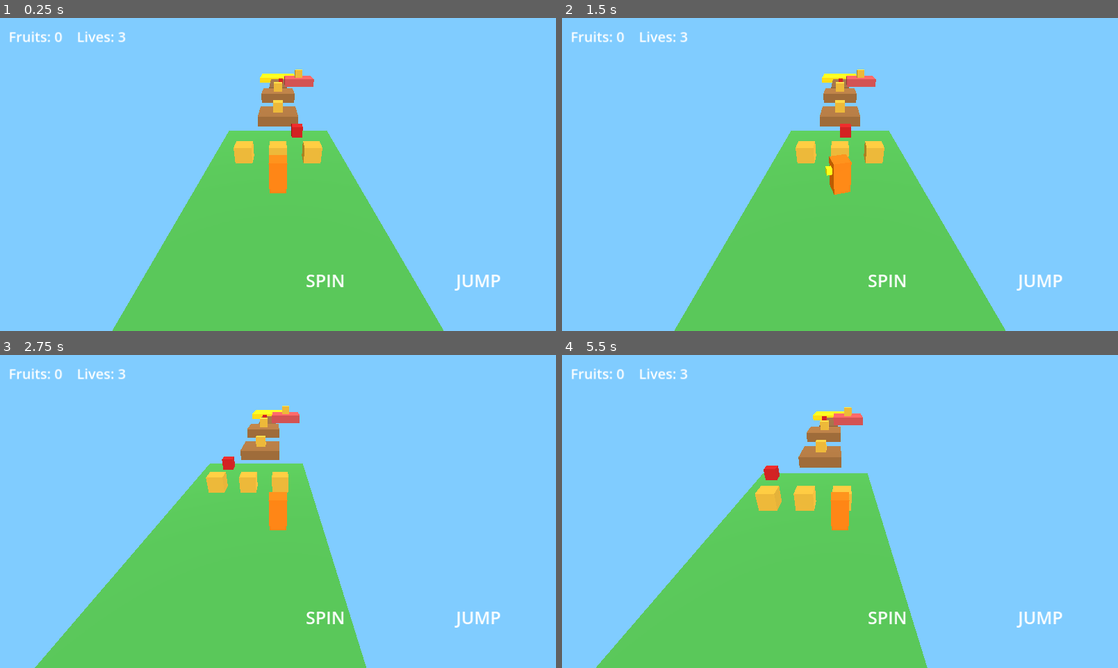
Above: before the commit, frames 1-4 (two rows, left to right).
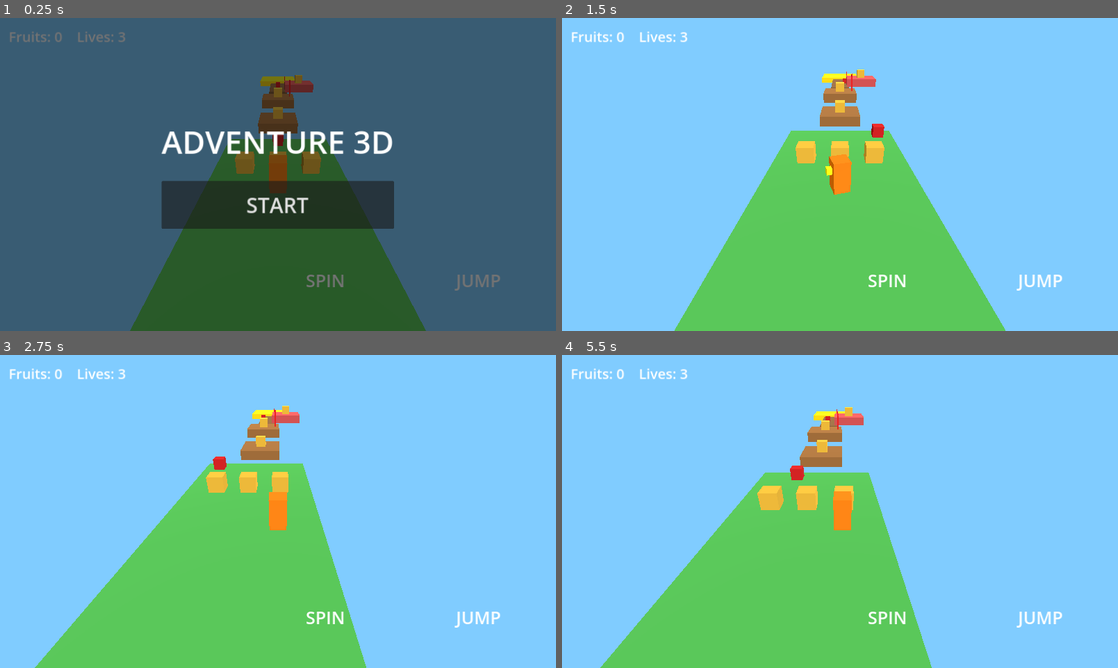
Above: after the commit, the same moments.

Repository: ksomealmlk-create/Adventure3D
Game: Godot game, scene res://main.tscn
The game is run twice, just before and just after one commit, with the same random seed, the same clock (stepped at 60 frames per second) and the same inputs.
Inputs (mouse positions are in pixels of both pictures, inside the frame that each line leads up to):
- Up to frame 1 (0.25 s): no input
- Up to frame 2 (1.5 s): click (840, 205) at 0.5 s, where only the run after the commit has a clickable "START"; move the mouse to (962, 158) at 1.27 s; click (962, 158) at 1.42 s
- Up to frame 3 (2.75 s): drag from (166, 527) to (250, 574) at 2.02 s
- Up to frame 4 (5.5 s): move the mouse to (895, 442) at 2.77 s; click (895, 442) at 2.92 s; drag from (812, 574) to (673, 464) at 3.52 s; move the mouse to (1006, 558) at 4.27 s; click (1006, 558) at 4.42 s; drag from (673, 464) to (756, 433) at 5.02 s

The runs differ from the first frame. In frame 1, 100% of the frame differs, in the area x 0-100%, y 0-100%; in frame 2, 0.2%; in frame 3, 0.2%; in frame 4, 1.4%.

Commit message:
menu, game over, checkpoints

Diff:
--- a/main.gd
+++ b/main.gd
@@ -1,4 +1,6 @@
 extends Node3D
+
+static var skip_menu := false
 
 const SPEED := 7.0
 const JUMP_V := 10.0
@@ -9,6 +11,10 @@
 var visual: Node3D
 var cam: Camera3D
 var label: Label
+var panel: ColorRect
+var title_label: Label
+var button: Button
+var state := "menu"
 var move_vec := Vector2.ZERO
 var touch_id := -1
 var touch_start := Vector2.ZERO
@@ -19,8 +25,12 @@
 var fruits := 0
 var lives := 3
 var t := 0.0
+var respawn_pos := Vector3(0, 1.5, 0)
 var crates: Array = []
 var enemies: Array = []
+var cps: Array = []
+var cp_mats: Array = []
+var cp_done: Array = []
 
 func _ready() -> void:
 	var env := WorldEnvironment.new()
@@ -53,6 +63,9 @@
 
 	_enemy(Vector3(0, 0.4, -7), 3.0)
 	_enemy(Vector3(0, 0.4, -34), 1.0)
+
+	_checkpoint(Vector3(0, 1.8, -20), Vector3(1.5, 2.0, -20))
+	_checkpoint(Vector3(0, 0.8, -33), Vector3(1.2, 1.0, -33))
 
 	player = CharacterBody3D.new()
 	var cs := CollisionShape3D.new()
@@ -66,7 +79,7 @@
 	visual.add_child(_mesh(Vector3(0.3, 0.3, 0.3), Color(1, 1, 0), Vector3(0, 0.3, -0.5)))
 	player.add_child(visual)
 	add_child(player)
-	player.position = Vector3(0, 1.5, 0)
+	player.position = respawn_pos
 
 	cam = Camera3D.new()
 	add_child(cam)
@@ -87,7 +100,46 @@
 	l2.position = Vector2(sz.x * 0.82, sz.y * 0.8)
 	l2.add_theme_font_size_override("font_size", 40)
 	layer.add_child(l2)
+
+	panel = ColorRect.new()
+	panel.color = Color(0, 0, 0, 0.55)
+	panel.set_anchors_preset(Control.PRESET_FULL_RECT)
+	layer.add_child(panel)
+	var cc := CenterContainer.new()
+	cc.set_anchors_preset(Control.PRESET_FULL_RECT)
+	panel.add_child(cc)
+	var vb := VBoxContainer.new()
+	vb.add_theme_constant_override("separation", 40)
+	cc.add_child(vb)
+	title_label = Label.new()
+	title_label.horizontal_alignment = HORIZONTAL_ALIGNMENT_CENTER
+	title_label.add_theme_font_size_override("font_size", 72)
+	vb.add_child(title_label)
+	button = Button.new()
+	button.custom_minimum_size = Vector2(360, 110)
+	button.add_theme_font_size_override("font_size", 48)
+	button.pressed.connect(_on_button)
+	vb.add_child(button)
 	add_child(layer)
+
+	if skip_menu:
+		state = "play"
+		panel.hide()
+	else:
+		show_panel("ADVENTURE 3D", "START")
+
+func show_panel(title: String, btn: String) -> void:
+	title_label.text = title
+	button.text = btn
+	panel.show()
+
+func _on_button() -> void:
+	if state == "menu":
+		state = "play"
+		panel.hide()
+	else:
+		skip_menu = true
+		get_tree().reload_current_scene()
 
 func _mesh(size: Vector3, color: Color, pos: Vector3) -> MeshInstance3D:
 	var mi := MeshInstance3D.new()
@@ -125,7 +177,23 @@
 	add_child(en)
 	enemies.append(en)
 
+func _checkpoint(spot: Vector3, flag_pos: Vector3) -> void:
+	var mi := MeshInstance3D.new()
+	var bm := BoxMesh.new()
+	bm.size = Vector3(0.15, 2.0, 0.15)
+	var mat := StandardMaterial3D.new()
+	mat.albedo_color = Color(0.9, 0.1, 0.1)
+	bm.material = mat
+	mi.mesh = bm
+	mi.position = flag_pos
+	add_child(mi)
+	cps.append(spot)
+	cp_mats.append(mat)
+	cp_done.append(false)
+
 func _input(ev: InputEvent) -> void:
+	if state != "play":
+		return
 	var sz := get_viewport().get_visible_rect().size
 	if ev is InputEventScreenTouch:
 		if ev.pressed:
@@ -150,12 +218,19 @@
 func _hurt() -> void:
 	lives -= 1
 	if lives <= 0:
-		lives = 3
-		fruits = 0
-	player.position = Vector3(0, 1.5, 0)
+		state = "over"
+		show_panel("GAME OVER", "RETRY")
+		return
+	player.position = respawn_pos
 	player.velocity = Vector3.ZERO
 
 func _physics_process(delta: float) -> void:
+	cam.global_position = player.global_position + Vector3(0, 5, 8)
+	cam.look_at(player.global_position)
+	label.text = "Fruits: %d    Lives: %d" % [fruits, lives]
+	if state != "play":
+		return
+
 	t += delta
 	player.velocity.x = move_vec.x * SPEED
 	player.velocity.z = move_vec.y * SPEED
@@ -194,16 +269,20 @@
 				player.velocity.y = JUMP_V * 0.7
 			else:
 				_hurt()
+				if state != "play":
+					return
+
+	for i in range(cps.size()):
+		if not cp_done[i] and player.position.distance_to(cps[i]) < 2.0:
+			cp_done[i] = true
+			respawn_pos = cps[i] + Vector3(0, 0.3, 0)
+			cp_mats[i].albedo_color = Color(0.2, 1.0, 0.2)
 
 	if player.position.y < -15.0:
 		_hurt()
+		if state != "play":
+			return
 	if not won and player.position.z < -43.0 and player.position.y > -1.0:
 		won = true
-
-	if won:
-		label.text = "YOU WIN!  Fruits: %d" % fruits
-	else:
-		label.text = "Fruits: %d    Lives: %d" % [fruits, lives]
-
-	cam.global_position = player.global_position + Vector3(0, 5, 8)
-	cam.look_at(player.global_position)
+		state = "win"
+		show_panel("YOU WIN!\nFruits: %d" % fruits, "PLAY AGAIN")
